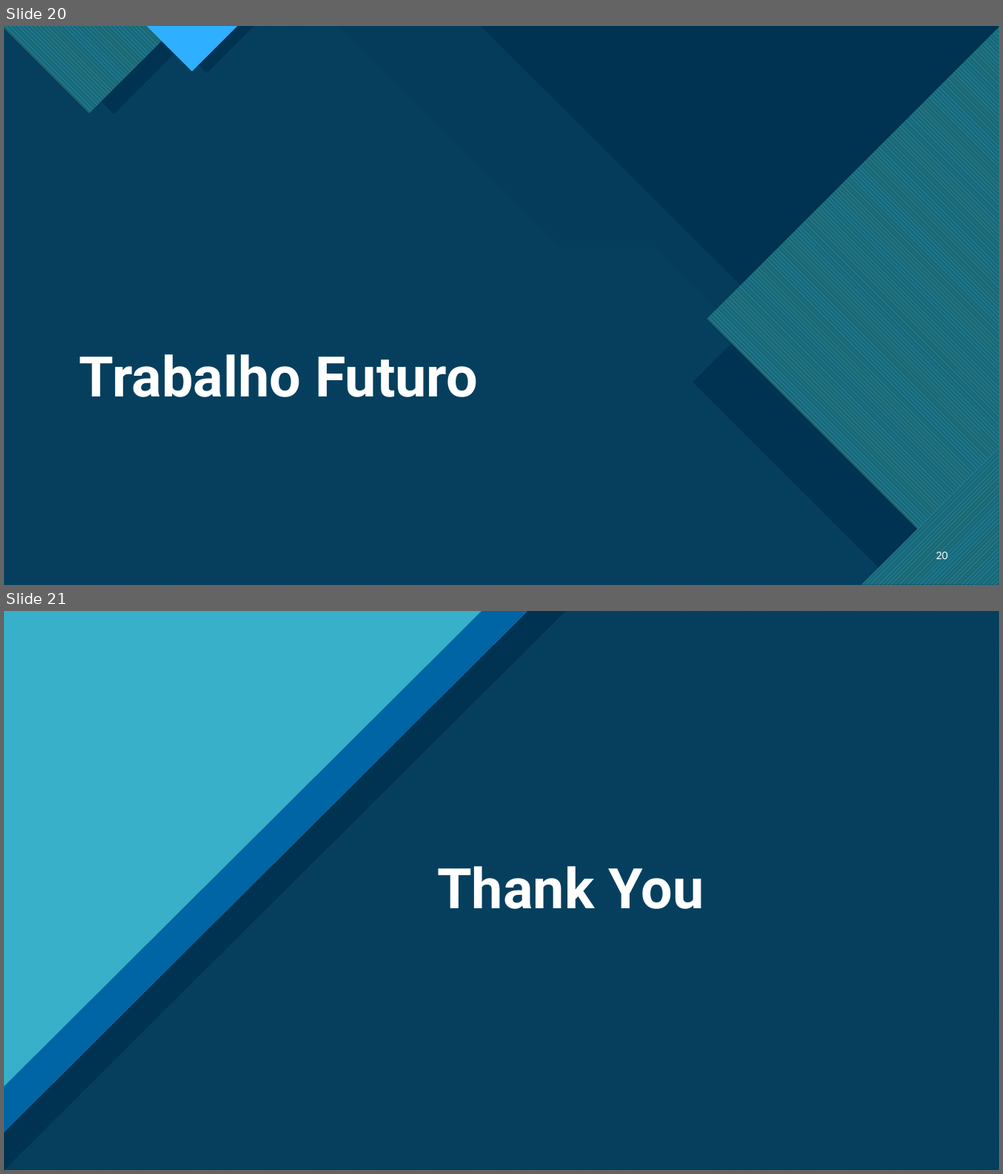
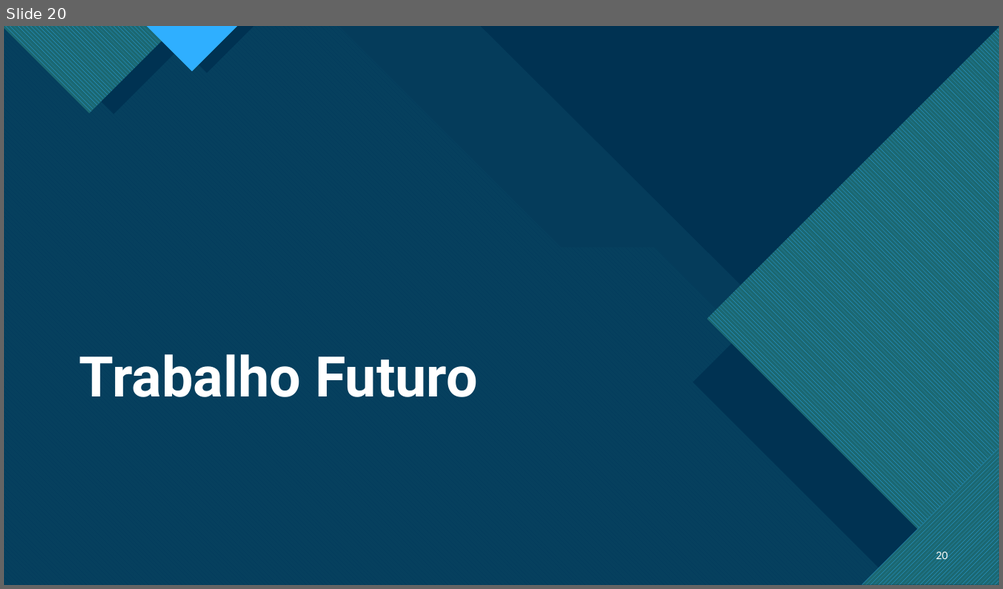
Before and after one commit to pedrocarrega/tese_mestrado_21-22, a slide deck: relatorio_preliminar/presentation.pptx. Shown one above the other, each under a label of ours: slides 20 and 21 before the commit, slide 20 after it. The pictures are 1003x1174 and 1003x589 pixels, drawn with LibreOffice and Linux fonts; fonts in the diff are those of the drawing. Boxes give left, top, right and bottom in pixels: in the first picture for what was removed or moved away, otherwise in the second. Text is boxed around its words. In the diff, an @@ line names an element or a change of style, - is before the commit and + after.

```diff
--- a/relatorio_preliminar/presentation.pptx
+++ b/relatorio_preliminar/presentation.pptx
@@ slide 21 removed at (x1=4, y1=611, x2=999, y2=1170), background #FFFFFF; not listed: 9 template elements that a slide beside it also shows @@
@@ rectangle removed at (x1=4, y1=611, x2=999, y2=1170) @@
@@ freeform shape removed at (x1=4, y1=611, x2=999, y2=1170) @@
@@ right triangle removed at (x1=4, y1=612, x2=566, y2=1170) @@
@@ right triangle removed at (x1=4, y1=611, x2=527, y2=1133) @@
@@ right triangle removed at (x1=4, y1=611, x2=481, y2=1087) @@
@@ freeform shape removed at (x1=5, y1=611, x2=999, y2=1170) @@
@@ freeform shape removed at (x1=5, y1=611, x2=999, y2=1170) @@
@@ title removed at (x1=437, y1=866, x2=703, y2=909) @@
-Thank You
```
Also in this commit, not shown: 7 slides changed, 2 slides added, 1 other slide removed.
